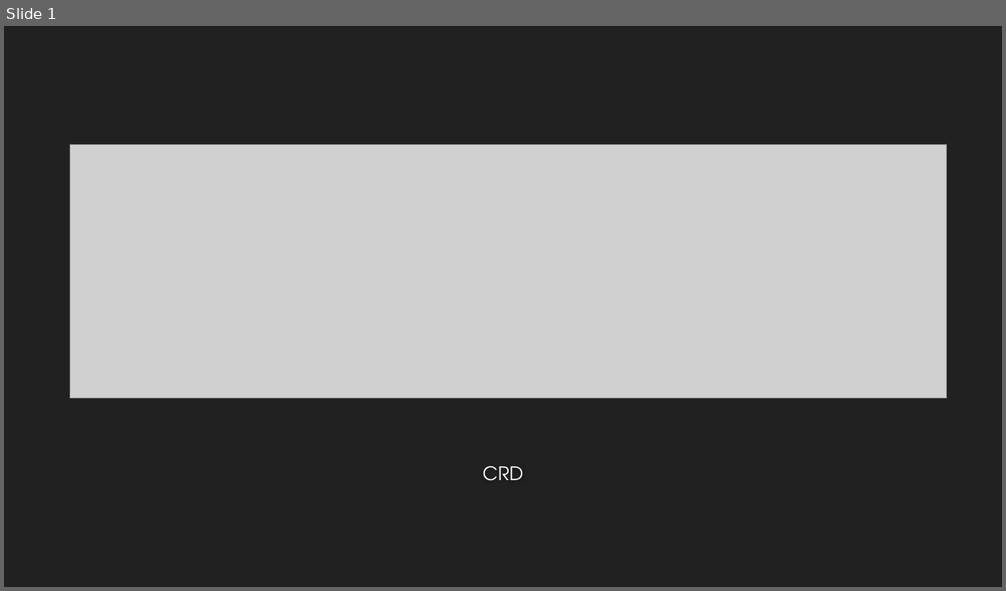
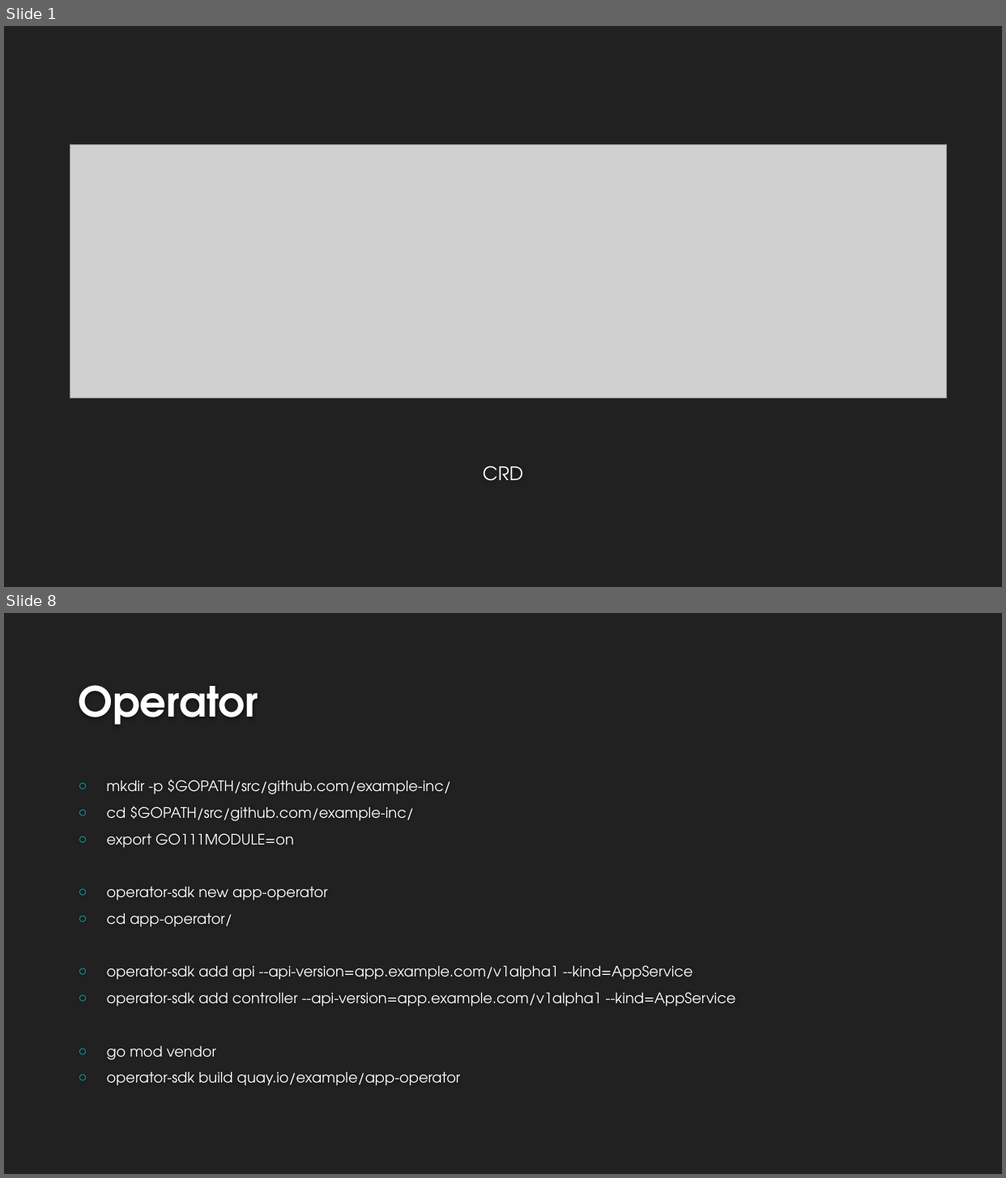
Before and after one commit to airuitian/CloudNative, a slide deck: kubernetes/k8s008.pptx. Shown one above the other, each under a label of ours: slide 1 before the commit, slides 1 and 8 after it; the slides between them are not shown. The pictures are 1006x591 and 1006x1178 pixels, drawn with LibreOffice and Linux fonts; fonts in the diff are those of the drawing; grey boxes stand for pictures; background and template pictures are left out. Boxes give left, top, right and bottom in pixels: in the first picture for what was removed or moved away, otherwise in the second. Text is boxed around its words. In the diff, an @@ line names an element or a change of style, - is before the commit and + after.

```diff
--- a/kubernetes/k8s008.pptx
+++ b/kubernetes/k8s008.pptx
@@ slide 8 added at bbox=[4, 613, 1002, 1174], background #212121 @@
@@ title added at bbox=[78, 685, 258, 725], 40 pt, text #FEFEFE, bold @@
+Operator
@@ text added at bbox=[107, 779, 736, 1086], 13.9 pt, text #FFFFFF @@
+○ mkdir -p $GOPATH/src/github.com/example-inc/
+○ cd $GOPATH/src/github.com/example-inc/
+○ export GO111MODULE=on
+○ operator-sdk new app-operator
+○ cd app-operator/
+○ operator-sdk add api --api-version=app.example.com/v1alpha1 --kind=AppService
+○ operator-sdk add controller --api-version=app.example.com/v1alpha1 --kind=AppService
+○ go mod vendor
+○ operator-sdk build quay.io/example/app-operator
```
Also in this commit, not shown: 3 slides changed, 5 other slides added.
